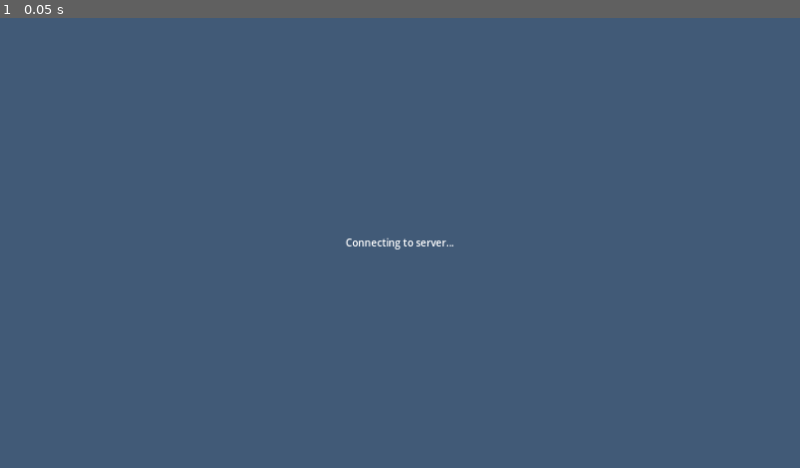
Above: before the commit, frame 1.
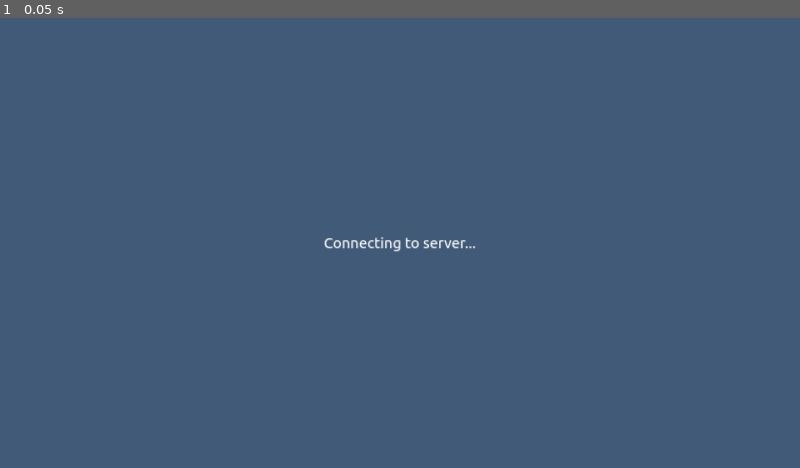
Above: after the commit, the same moment.

Repository: Bonk-Corporation/ft_transcendence
Game: Godot game, scene res://main.tscn
The game is run twice, just before and just after one commit, with the same random seed, the same clock (stepped at 60 frames per second) and the same inputs.
Inputs:
- Up to frame 1 (0.05 s): no input

The runs differ from the first frame. In frame 1, 0.3% of the frame differs, in the area x 40-60%, y 48-52%.
Error before the commit: Attempt to call function 'addGodotFunction' in base 'null instance' on a null instance. (res://main.gd:148)
Error after the commit: Invalid access to property or key 'DEBUG' on a base object of type 'Dictionary'. (res://main.gd:13)

Commit message:
~ | Fixed things, added config for release

Diff:
--- a/backend/bonk-server/main.gd
+++ b/backend/bonk-server/main.gd
@@ -5,6 +5,19 @@
 @export var player_scene: PackedScene
 
 func _ready():
+	var args = {}
+	for arg in OS.get_cmdline_args():
+		if arg.find("=") > -1:
+			var key_value = arg.split("=")
+			args[key_value[0].lstrip("--")] = key_value[1]
+	if args["DEBUG"] == "false":
+		Settings.api_ip = "transcendence"
+	else:
+		Settings.api_ip = "localhost"
+	if JavaScriptBridge.eval("window.location.protocol == 'https:'"):
+		Settings.server_protocol = "wss://"
+	else:
+		Settings.server_protocol = "ws://"
 	if OS.has_feature("server"):
 		start_server()
 	else:
@@ -126,7 +139,6 @@
 			player.name = str(user.id)
 			player.get_node("body").username = user.username
 			player.get_node("body").skin = user.skin
-			print(user.skin)
 			get_node("rooms/" + json["game_id"] + "/players").call_deferred("add_child", player)
 
 ###################### CLIENT ######################
@@ -146,7 +158,7 @@
 
 func start_client():
 	externalator.addGodotFunction('join_request', join_request_callback)
-	peer.create_client("ws://" + Settings.server_ip + ":" + str(Settings.server_port))
+	peer.create_client(Settings.server_protocol + Settings.server_ip + ":" + str(Settings.server_port) + "/bonk-ws")
 	multiplayer.multiplayer_peer = peer
 	multiplayer.connected_to_server.connect(connected_to_server)
 	multiplayer.connection_failed.connect(connection_failed)
--- a/backend/bonk-server/main.tscn
+++ b/backend/bonk-server/main.tscn
@@ -1,8 +1,9 @@
-[gd_scene load_steps=4 format=3 uid="uid://bx0c3wgr40qrr"]
+[gd_scene load_steps=5 format=3 uid="uid://bx0c3wgr40qrr"]
 
 [ext_resource type="Script" path="res://main.gd" id="1_cglf0"]
 [ext_resource type="PackedScene" uid="uid://3psjlgsy78cg" path="res://map/map.tscn" id="2_xxo4d"]
 [ext_resource type="PackedScene" uid="uid://ecq8tbk7vkc0" path="res://player/player.tscn" id="3_mx2bi"]
+[ext_resource type="FontFile" uid="uid://bwoq7xiu7yhey" path="res://asset/Ubuntu-Regular.ttf" id="4_bkqya"]
 
 [node name="main" type="Control"]
 layout_mode = 3
@@ -20,6 +21,8 @@
 offset_top = 310.0
 offset_right = 1280.0
 offset_bottom = 410.0
+theme_override_fonts/font = ExtResource("4_bkqya")
+theme_override_font_sizes/font_size = 24
 text = "Connecting to server..."
 horizontal_alignment = 1
 vertical_alignment = 1
--- a/backend/bonk-server/map/map.gd
+++ b/backend/bonk-server/map/map.gd
@@ -31,6 +31,7 @@
 		get_node("body").set_collision_mask(1 << layer)
 		var physic = PhysicsMaterial.new()
 		physic.set_absorbent(true)
+		physic.set_bounce(Settings.bounce)
 		get_node("body").set_physics_material_override(physic)
 		start_round("Ready ?", 3)
 
--- a/backend/bonk-server/map/map.tscn
+++ b/backend/bonk-server/map/map.tscn
@@ -1,9 +1,10 @@
-[gd_scene load_steps=7 format=3 uid="uid://3psjlgsy78cg"]
+[gd_scene load_steps=8 format=3 uid="uid://3psjlgsy78cg"]
 
 [ext_resource type="Script" path="res://map/map.gd" id="1_cvoq4"]
 [ext_resource type="Script" path="res://map/collision.gd" id="2_6sgan"]
 [ext_resource type="Texture2D" uid="uid://byglgq480xi0k" path="res://asset/city.svg" id="3_xxrcf"]
 [ext_resource type="Script" path="res://map/rectangle.gd" id="4_ts5c7"]
+[ext_resource type="FontFile" uid="uid://bwoq7xiu7yhey" path="res://asset/Ubuntu-Regular.ttf" id="5_0xb43"]
 
 [sub_resource type="RectangleShape2D" id="RectangleShape2D_5i30o"]
 size = Vector2(438.756, 38)
@@ -113,8 +114,10 @@
 [node name="scores" type="Label" parent="."]
 offset_left = 11.0
 offset_top = 10.0
-offset_right = 260.0
-offset_bottom = 152.0
+offset_right = 300.0
+offset_bottom = 166.0
+theme_override_fonts/font = ExtResource("5_0xb43")
+theme_override_font_sizes/font_size = 24
 
 [node name="synchronizer" type="MultiplayerSynchronizer" parent="."]
 replication_config = SubResource("SceneReplicationConfig_qcc0f")
@@ -125,4 +128,6 @@
 offset_top = 100.0
 offset_right = 1280.0
 offset_bottom = 200.0
+theme_override_fonts/font = ExtResource("5_0xb43")
+theme_override_font_sizes/font_size = 24
 horizontal_alignment = 1
--- a/backend/bonk-server/player/body.gd
+++ b/backend/bonk-server/player/body.gd
@@ -49,7 +49,7 @@
 	collision_layer = 1 << get_parent().get_parent().get_parent().layer
 	collision_mask = 1 << get_parent().get_parent().get_parent().layer
 	var physic = PhysicsMaterial.new()
-	physic.bounce = 0.2
+	physic.set_bounce(Settings.bounce)
 	set_physics_material_override(physic)
 	get_node("username").set_text(username)
 	if multiplayer.is_server():
@@ -98,7 +98,6 @@
 	tired_state = true
 	grapple_stop()
 	await get_tree().create_timer(Settings.tired_time).timeout
-	print("coucou mes loulous")
 	tired_state = false
 
 func _process(delta):
--- a/backend/bonk-server/player/player.tscn
+++ b/backend/bonk-server/player/player.tscn
@@ -1,7 +1,8 @@
-[gd_scene load_steps=6 format=3 uid="uid://ecq8tbk7vkc0"]
+[gd_scene load_steps=7 format=3 uid="uid://ecq8tbk7vkc0"]
 
 [ext_resource type="Script" path="res://player/body.gd" id="1_w7ysv"]
 [ext_resource type="Texture2D" uid="uid://ir5g2j7r5tkt" path="res://asset/circle.svg" id="2_2it3p"]
+[ext_resource type="FontFile" uid="uid://bwoq7xiu7yhey" path="res://asset/Ubuntu-Regular.ttf" id="3_334n7"]
 [ext_resource type="Script" path="res://player/grapple.gd" id="3_i2gif"]
 
 [sub_resource type="CircleShape2D" id="CircleShape2D_o1o6r"]
@@ -75,6 +76,7 @@
 offset_top = 31.0
 offset_right = 63.0
 offset_bottom = 54.0
+theme_override_fonts/font = ExtResource("3_334n7")
 horizontal_alignment = 1
 
 [node name="grapple" type="Line2D" parent="."]
--- a/backend/bonk-server/settings.gd
+++ b/backend/bonk-server/settings.gd
@@ -3,11 +3,13 @@
 const server_ip: String = "localhost"
 const server_port: int = 9999
 
-const api_ip: String = "localhost"
+var server_protocol: String
+var api_ip: String
 const api_port: int = 8000
 
 const force_factor: int = 400 # move force
 const impulse_factor: int = 200 #jump force
+const bounce: float = 0.2 # bounce factor when colliding other players
 const max_grapple_radius: int = 300 # maximum grapple distance
 const power_time:int = 4 # time in seconds from full endurance to tired
 const tired_time:int = 5 # time in seconds of tired state
Binary file added: backend/bonk-server/asset/Ubuntu-Regular.ttf
Not shown, added: backend/bonk-server/asset/Ubuntu-Regular.ttf.import
Not shown, changed: startup.d/12-bonk
